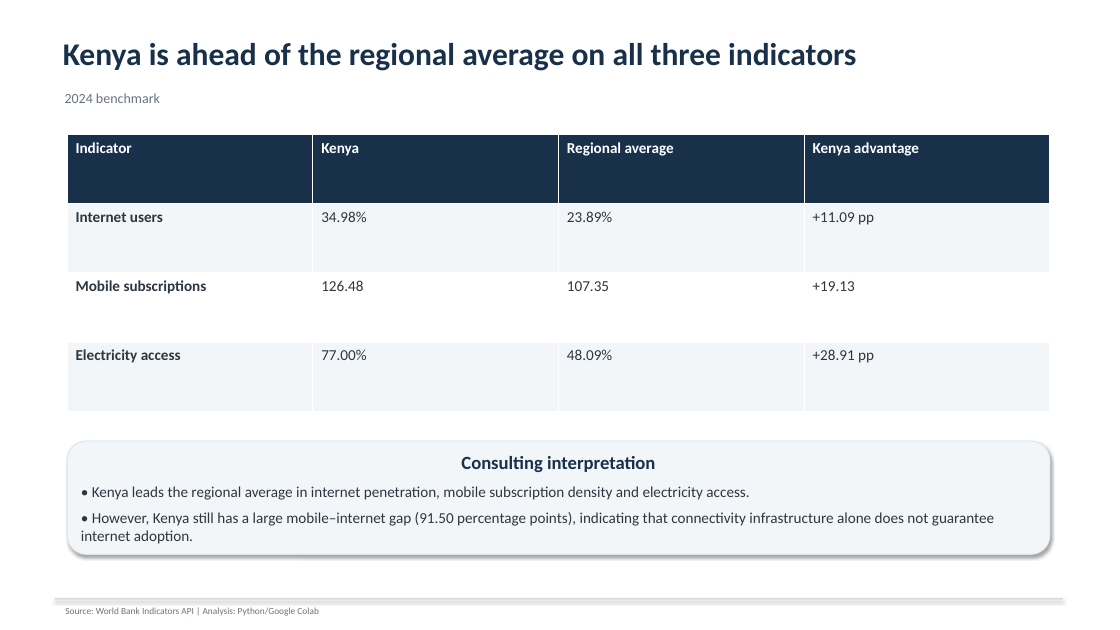
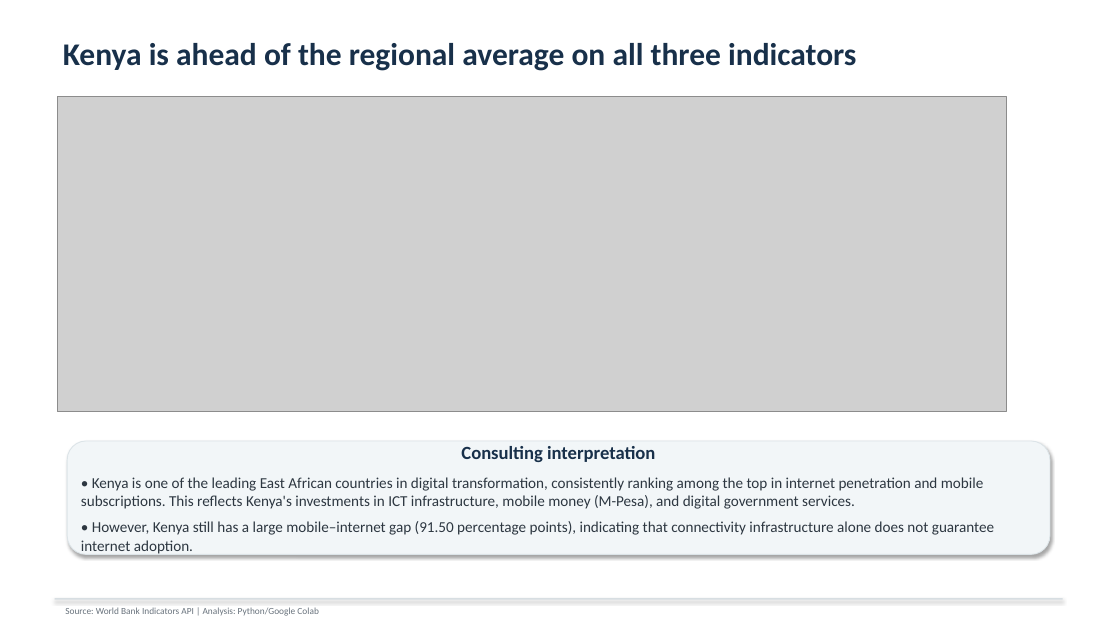
Before and after one commit to kathembo-tsongo/Digital-transformation_semester_Project_Group_2, a slide deck: slide 12 of Group 2 Capstone-Digital Transformation.pptx (slide 9 before the commit). Drawn at 1120x630 pixels with LibreOffice and Linux fonts; fonts in the diff are those of the drawing; grey boxes stand for pictures. Boxes give left, top, right and bottom in pixels: in the first picture for what was removed or moved away, otherwise in the second. Text is boxed around its words. In the diff, an @@ line names an element or a change of style, - is before the commit and + after.

```diff
--- a/Group 2 Capstone-Digital Transformation.pptx
+++ b/Group 2 Capstone-Digital Transformation.pptx
@@ picture added at bbox=[57, 97, 1007, 412] @@
@@ text removed at bbox=[65, 93, 160, 103] @@
-2024 benchmark
@@ table removed at bbox=[67, 134, 1049, 412], 4 rows, 4 columns @@
-Indicator | Kenya | Regional average | Kenya advantage
-Internet users | 34.98% | 23.89% | +11.09 pp
-Mobile subscriptions | 126.48 | 107.35 | +19.13
-Electricity access | 77.00% | 48.09% | +28.91 pp
@@ text in rounded rectangle at bbox=[81, 477, 983, 509]: text changed @@
-• Kenya leads the regional average in internet penetration, mobile subscription density and electricity access.
+• Kenya is one of the leading East African countries in digital transformation, consistently ranking among the top in internet penetration and mobile subscriptions. This reflects Kenya's investments in ICT infrastructure, mobile money (M-Pesa), and digital government services.
```
Also in this commit, not shown: 1 other slide changed, 5 slides added, 1 slide removed, 1 other file.
